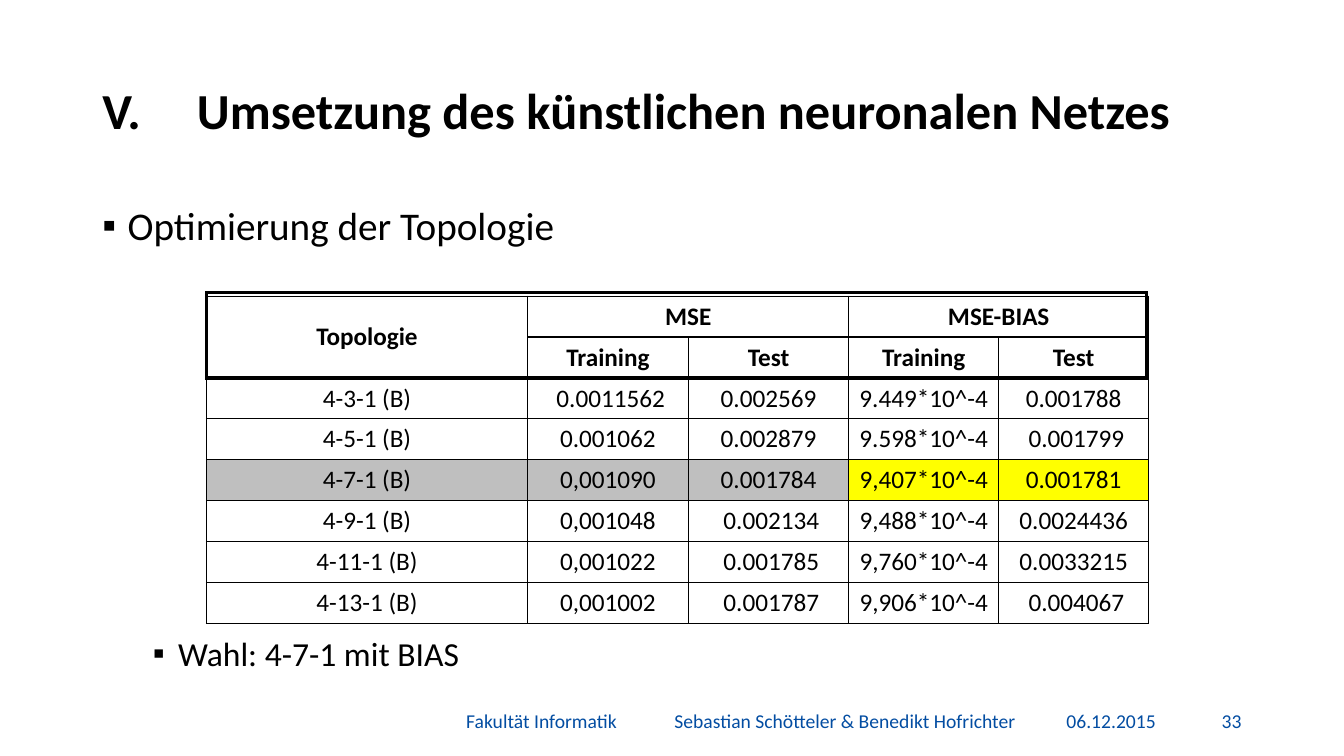
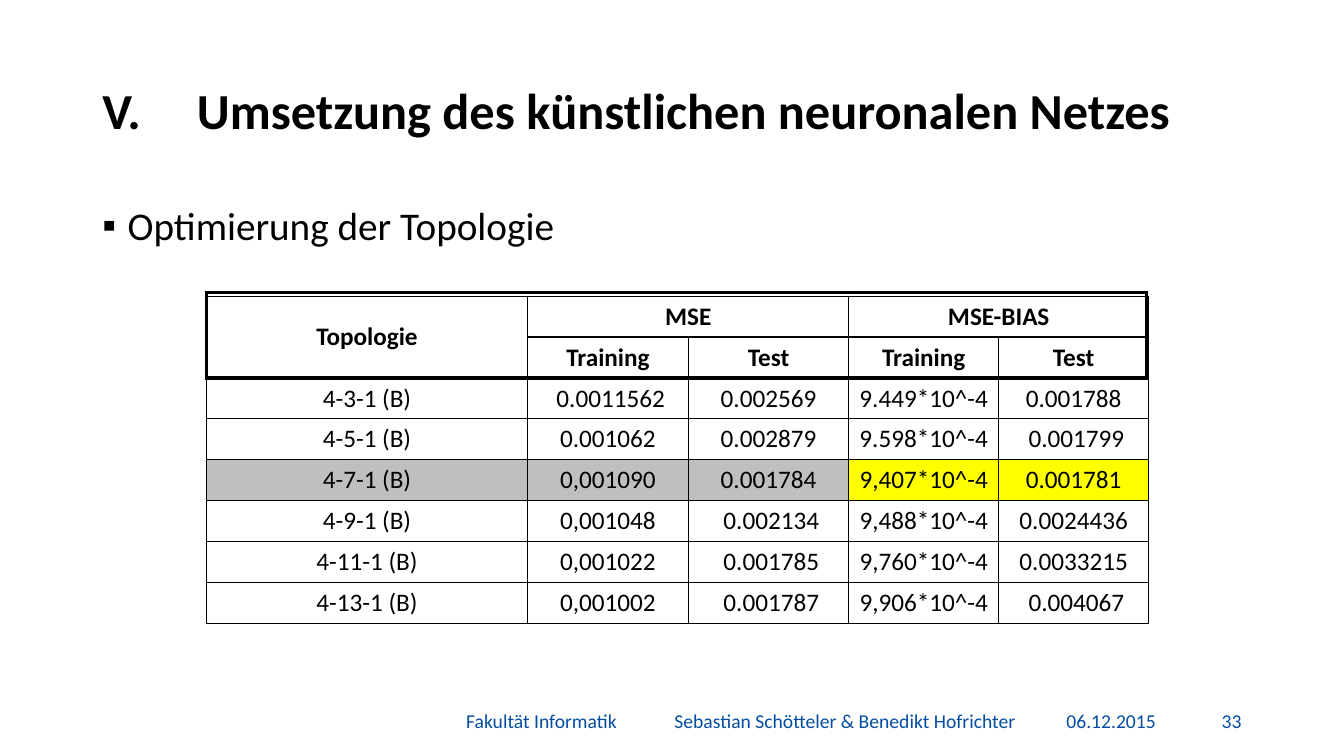
Before and after one commit to BenediktGitGit/soco15, a slide deck: slide 34 of 3b) Vortrag/Präsentation.pptx. Drawn at 1344x756 pixels with LibreOffice and Linux fonts; fonts in the diff are those of the drawing; background and template pictures are left out. Boxes give left, top, right and bottom in pixels: in the first picture for what was removed or moved away, otherwise in the second. Text is boxed around its words. In the diff, an @@ line names an element or a change of style, - is before the commit and + after.

```diff
--- a/3b) Vortrag/Präsentation.pptx
+++ b/3b) Vortrag/Präsentation.pptx
@@ text at bbox=[178, 642, 459, 667]: paragraph removed @@
-  ▪ Wahl: 4-7-1 mit BIAS
```
Also in this commit, not shown: 5 other slides changed, 2 other files.
